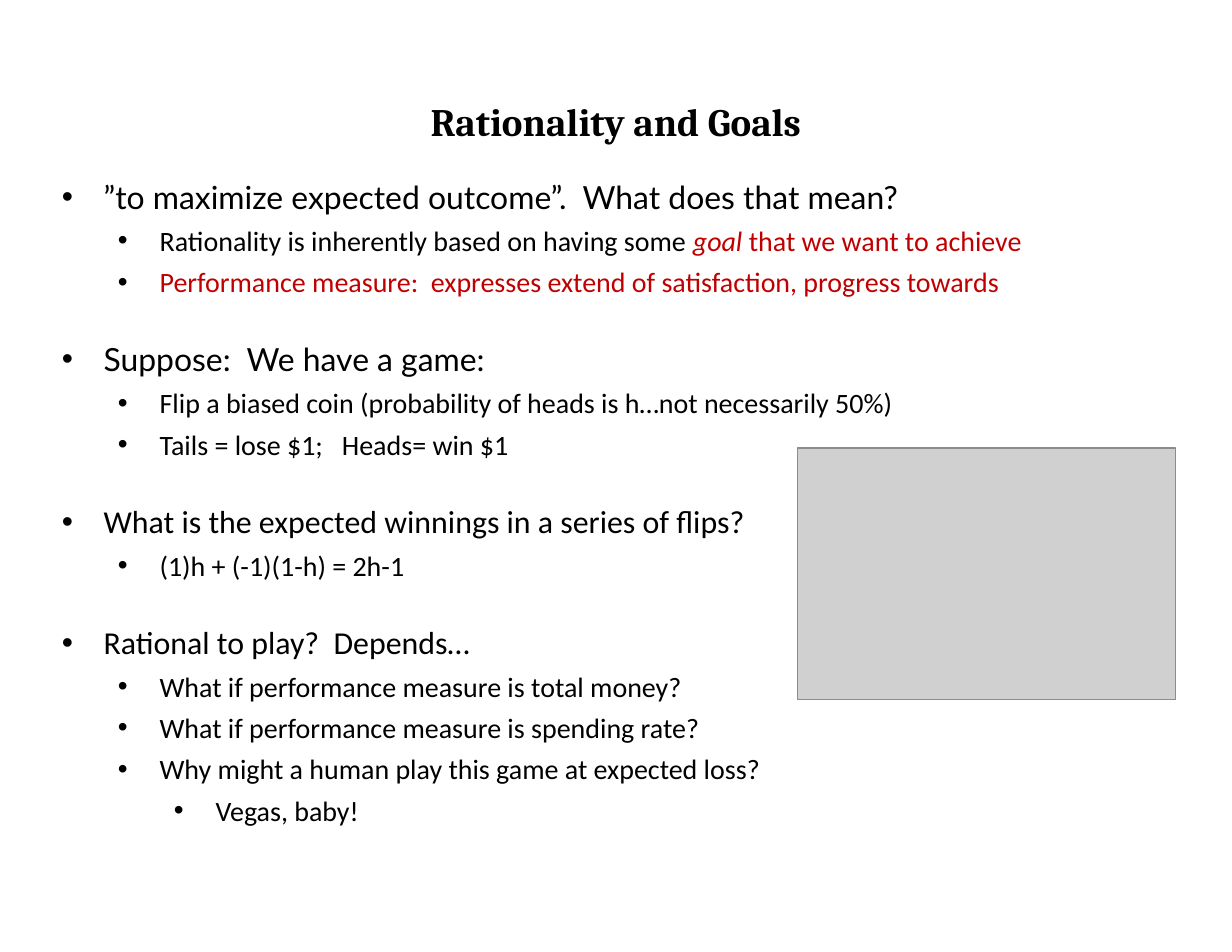
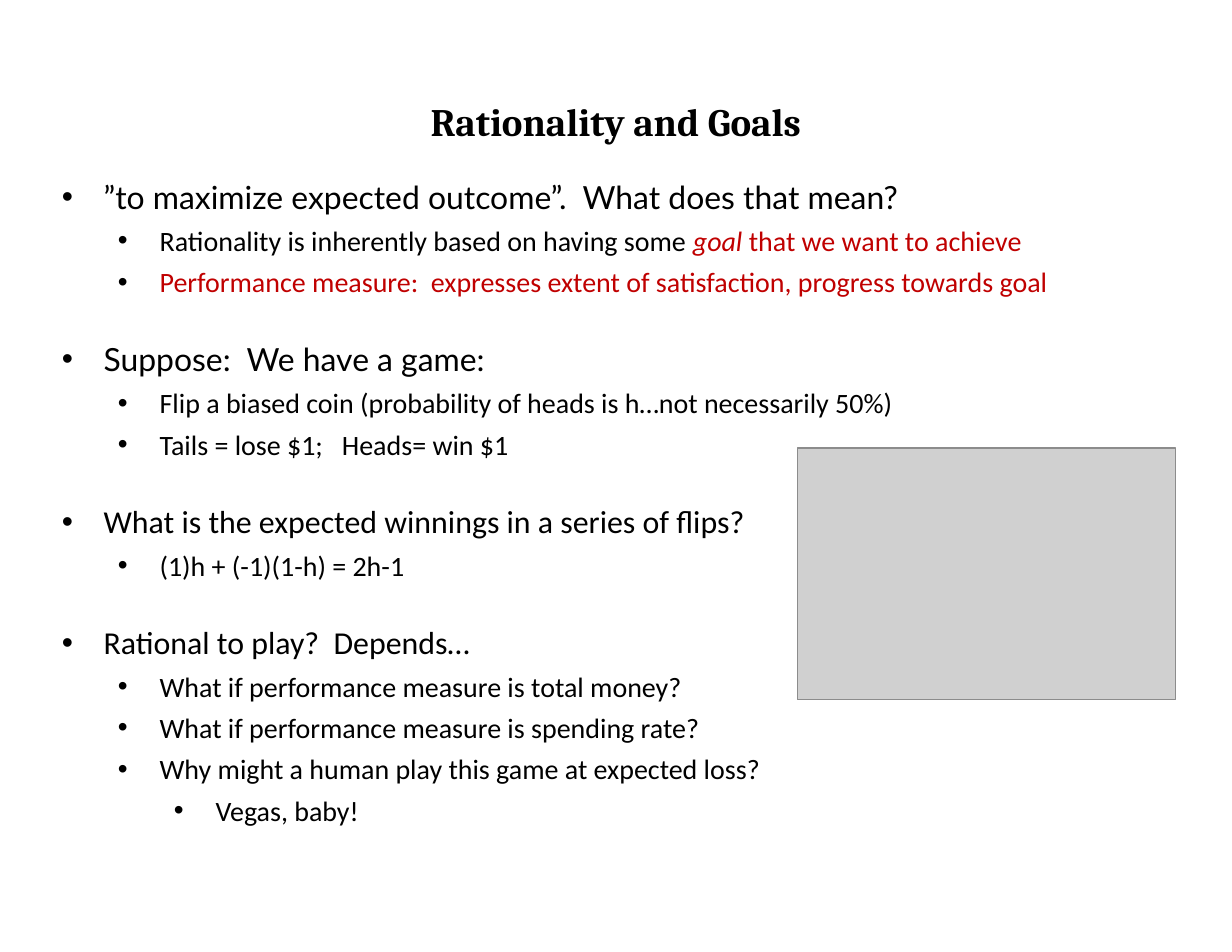
Before and after one commit to tdhock/2023-08-artificial-intelligence, a slide deck: slide 9 of slides/chapter2.pptx. Drawn at 1232x952 pixels with LibreOffice and Linux fonts; fonts in the diff are those of the drawing; grey boxes stand for pictures. Boxes give left, top, right and bottom in pixels: in the first picture for what was removed or moved away, otherwise in the second. Text is boxed around its words. In the diff, an @@ line names an element or a change of style, - is before the commit and + after.

```diff
--- a/slides/chapter2.pptx
+++ b/slides/chapter2.pptx
@@ text at (160, 272, 1048, 297): text changed @@
-  • Performance measure: expresses extend of satisfaction, progress towards
+  • Performance measure: expresses extent of satisfaction, progress towards goal
```
Also in this commit, not shown: 8 other slides changed, 1 other file.
